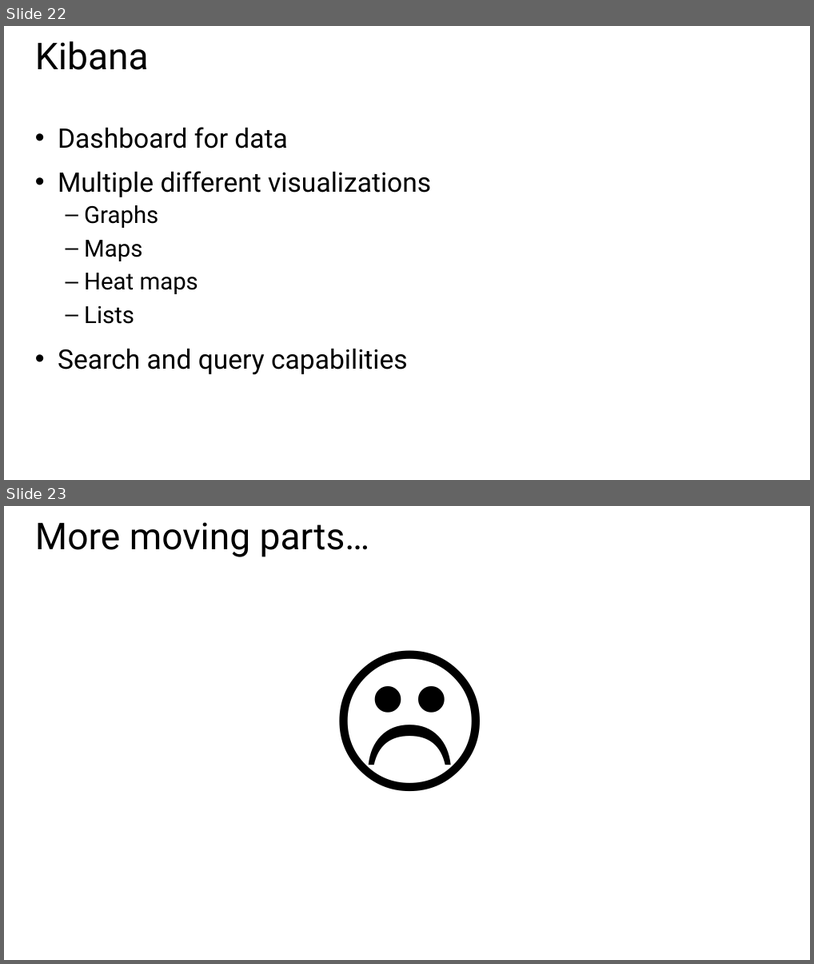
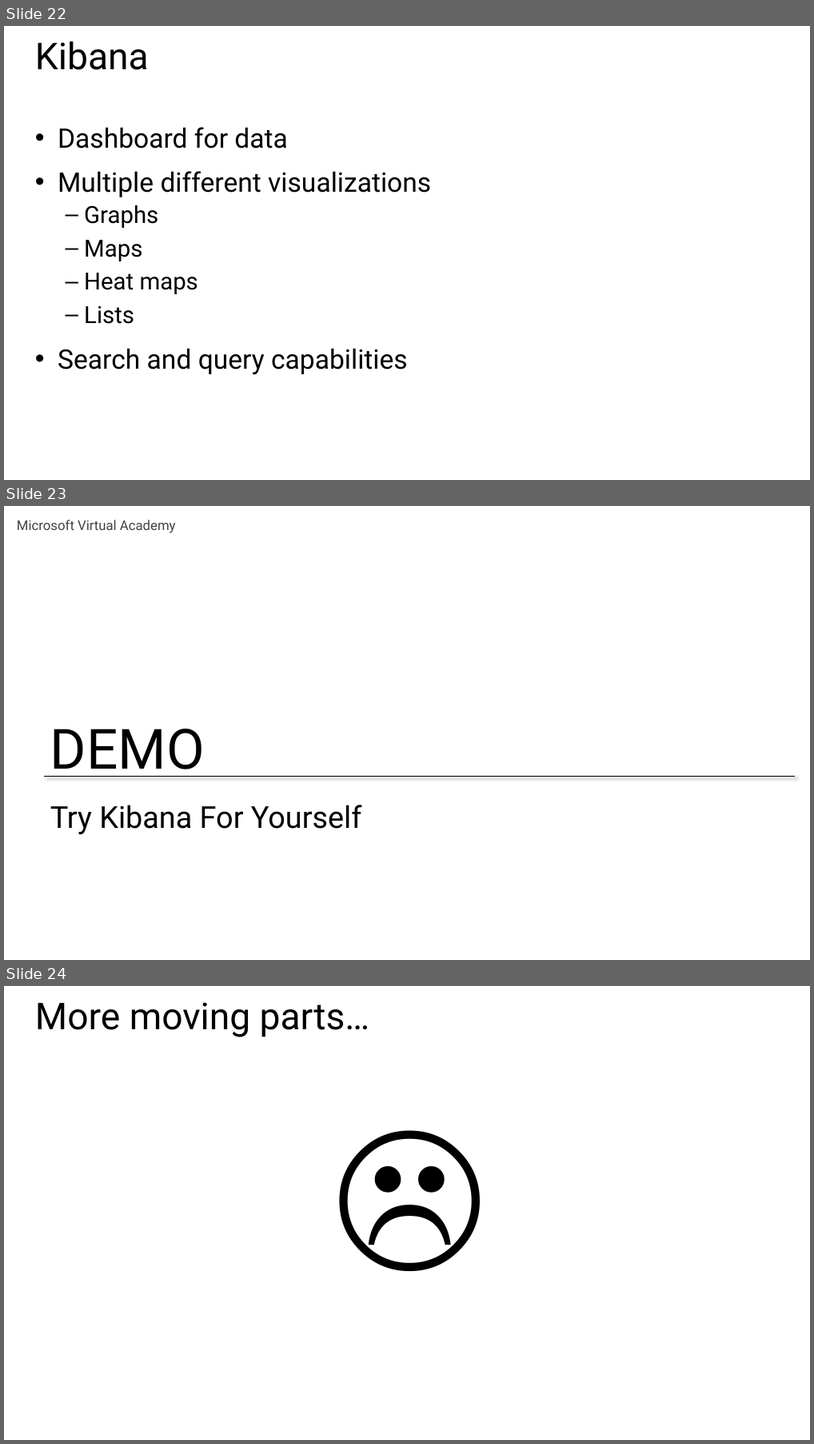
Before and after one commit to MisterJames/AzureImageProcessing, a slide deck: Presentation Materials/MVA-ApplicationsOnAzure-06.pptx. Shown one above the other, each under a label of ours: slides 22 and 23 before the commit, slides 22, 23 and 24 after it. The pictures are 814x964 and 814x1444 pixels, drawn with LibreOffice and Linux fonts; fonts in the diff are those of the drawing. Boxes give left, top, right and bottom in pixels: in the first picture for what was removed or moved away, otherwise in the second. Text is boxed around its words. In the diff, an @@ line names an element or a change of style, - is before the commit and + after.

```diff
--- a/Presentation Materials/MVA-ApplicationsOnAzure-06.pptx
+++ b/Presentation Materials/MVA-ApplicationsOnAzure-06.pptx
@@ slide 23 added at bbox=[4, 506, 810, 960], background #FFFFFF @@
@@ text added at bbox=[17, 520, 176, 533], 16 pt, text #404040 @@
+Microsoft Virtual Academy
@@ text added at bbox=[50, 728, 205, 776], 66 pt, text #000000 @@
+DEMO
@@ line added from (45, 776) to (796, 776), #000000 0.75 pt @@
@@ title added at bbox=[50, 804, 362, 834], 36 pt, text #000000 @@
+Try Kibana For Yourself
@@ what was slide 23 is now slide 24 @@
```
Also in this commit, not shown: 4 slides changed, 1 other slide added, 1 slide removed, 2 other files.
